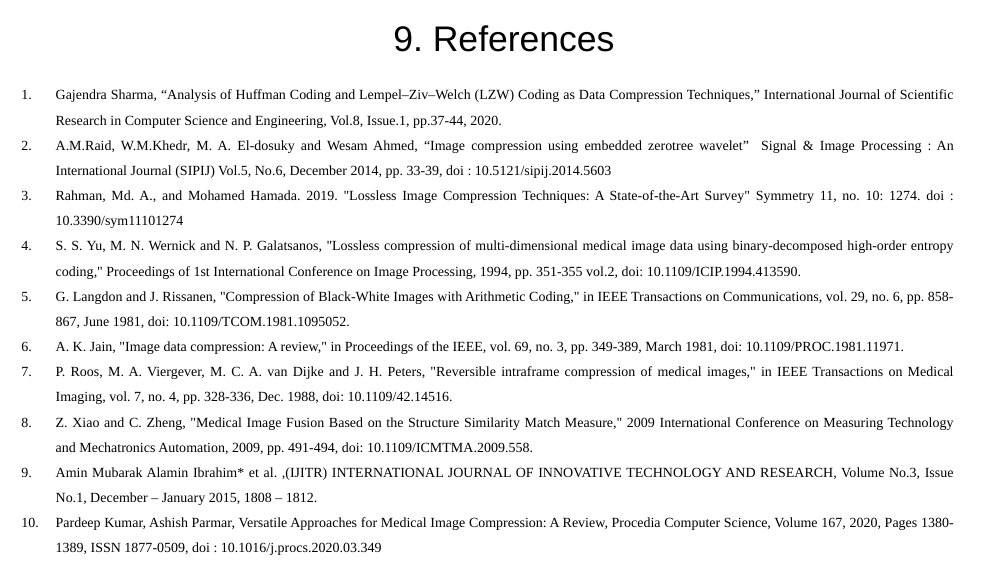
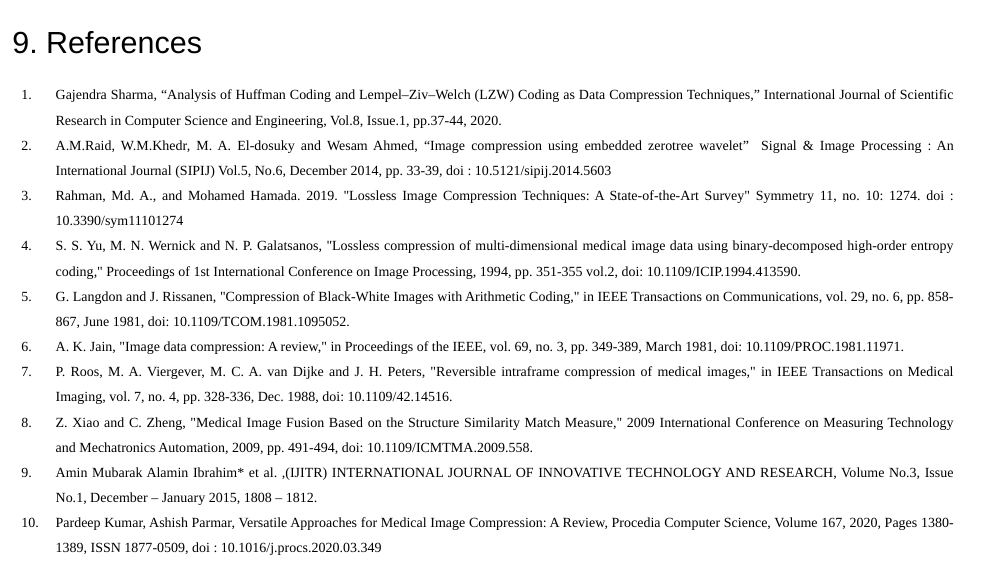
Before and after one commit to tirtharajsinha/Autoencoder_for_image_compression, a slide deck: slide 19 of 30_04_22_1840.pptx (slide 17 before the commit). Drawn at 1008x567 pixels with LibreOffice and Linux fonts; fonts in the diff are those of the drawing. Boxes give left, top, right and bottom in pixels: in the first picture for what was removed or moved away, otherwise in the second. Text is boxed around its words. In the diff, an @@ line names an element or a change of style, - is before the commit and + after.

```diff
--- a/30_04_22_1840.pptx
+++ b/30_04_22_1840.pptx
@@ text "9. References": place and size @@
-text "9. References" at (393, 25, 615, 52)
+text "9. References" at (12, 31, 202, 54)
@@ text "9. References" at (12, 31, 202, 54): size 28 to 24 pt; alignment centre to left @@
```
Also in this commit, not shown: 12 other slides changed, 3 slides added, 1 slide removed, 1 other file.
